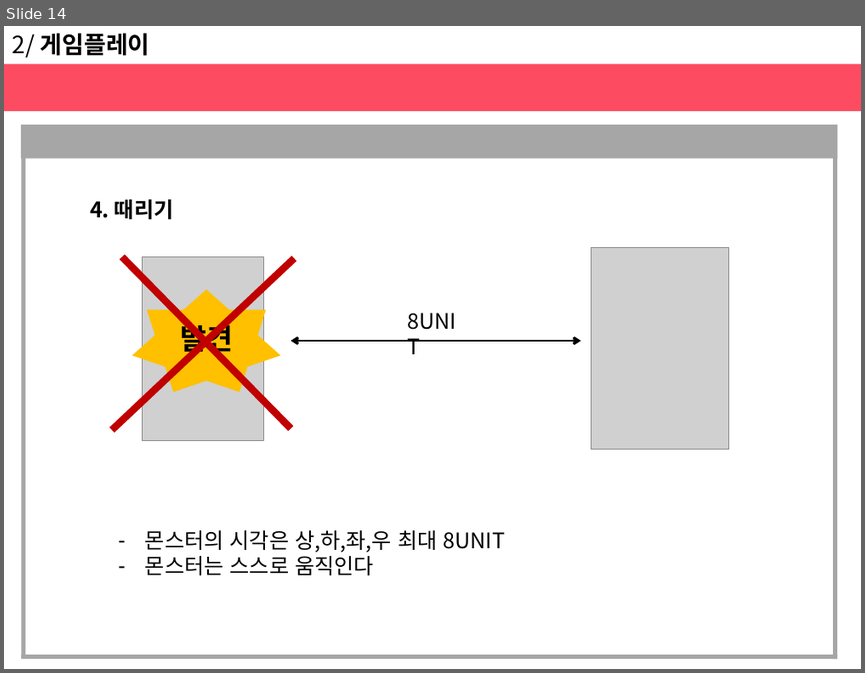
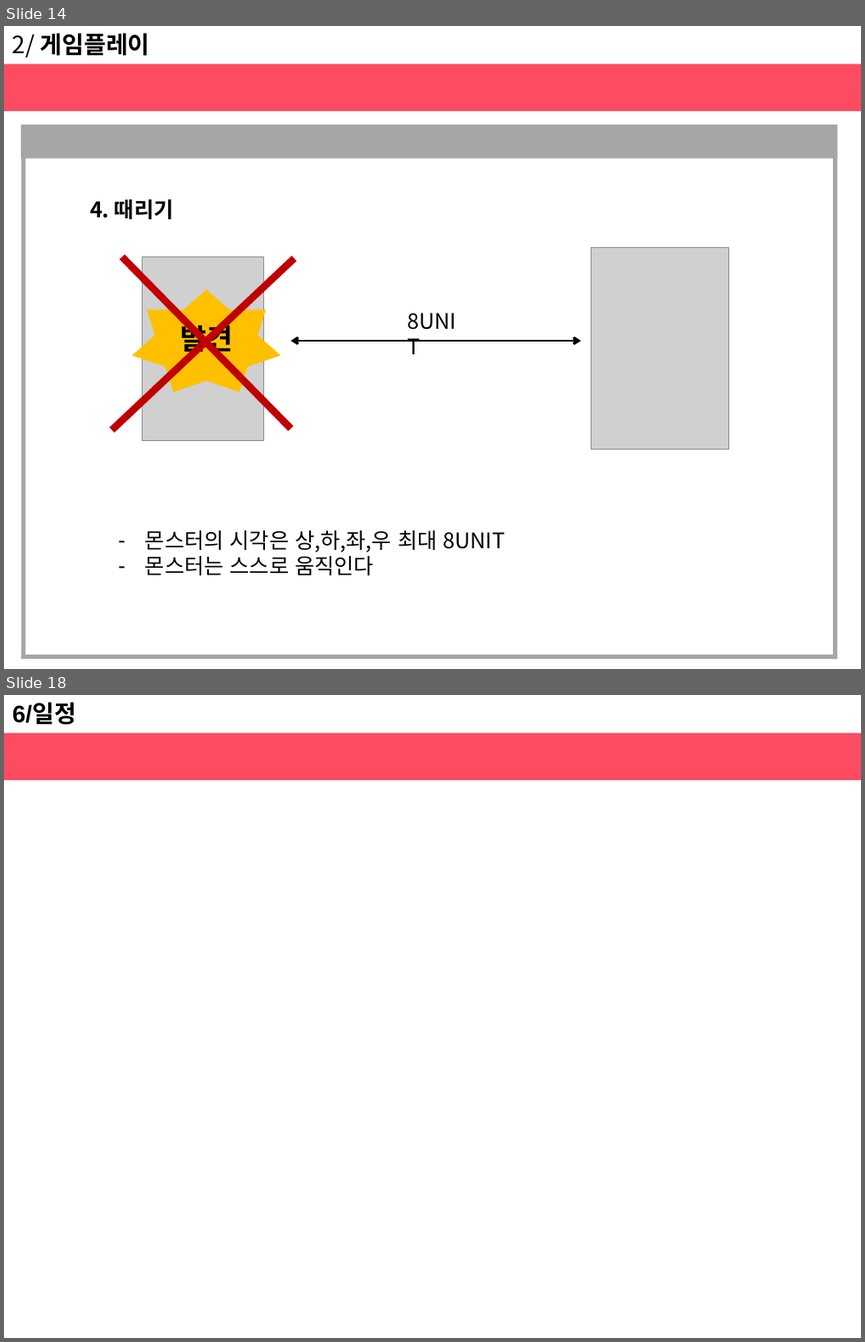
Before and after one commit to haeunjung/Team_Project, a slide deck: 기획문서/게임 제안서.pptx. Shown one above the other, each under a label of ours: slide 14 before the commit, slides 14 and 18 after it; the slides between them are not shown. The pictures are 865x673 and 865x1342 pixels, drawn with LibreOffice and Linux fonts; fonts in the diff are those of the drawing; grey boxes stand for pictures. Boxes give left, top, right and bottom in pixels: in the first picture for what was removed or moved away, otherwise in the second. Text is boxed around its words. In the diff, an @@ line names an element or a change of style, - is before the commit and + after.

```diff
--- a/기획문서/게임 제안서.pptx
+++ b/기획문서/게임 제안서.pptx
@@ slide 18 added at (4, 695, 861, 1338), background #FFFFFF @@
@@ text added at (12, 704, 76, 725), 20 pt, text #000000, bold @@
+6/일정
@@ rectangle added at (4, 732, 861, 780), fill #FD4B62 @@
```
Also in this commit, not shown: 4 slides changed, 2 other slides added.
